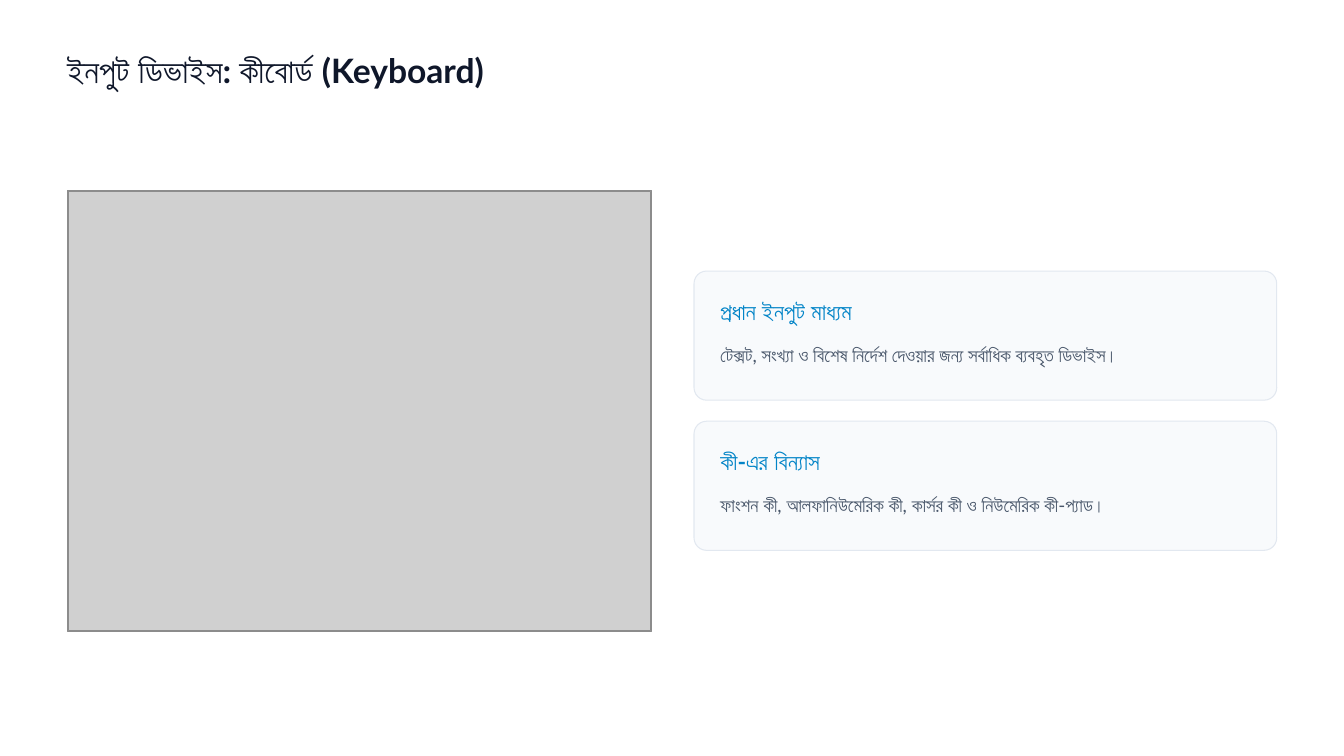
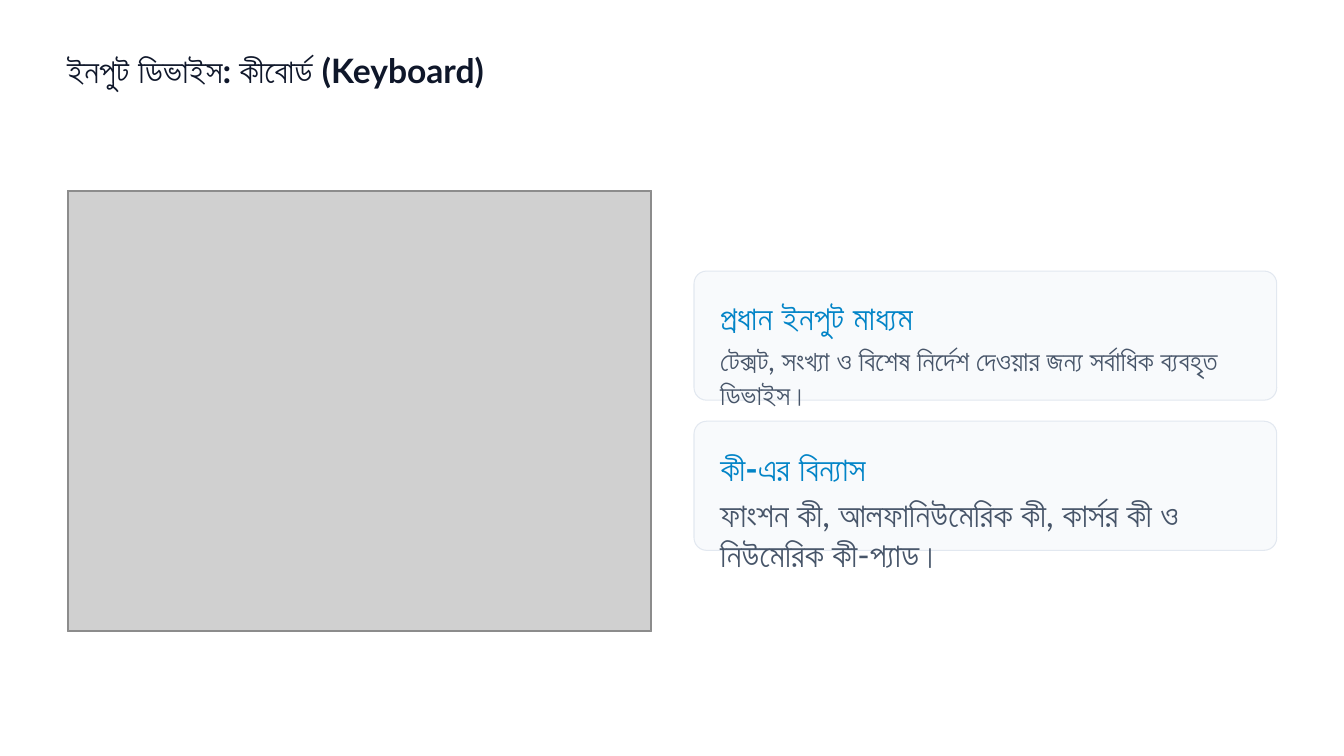
Before and after one commit to rrahman2345/Baliadanga1, a slide deck: slide 3 of ClassMaterials/ICT_Practical--Class7-review-Computerparts.pptx. Drawn at 1344x756 pixels with LibreOffice and Linux fonts; fonts in the diff are those of the drawing; grey boxes stand for pictures. Boxes give left, top, right and bottom in pixels: in the first picture for what was removed or moved away, otherwise in the second. Text is boxed around its words. In the diff, an @@ line names an element or a change of style, - is before the commit and + after.

```diff
--- a/ClassMaterials/ICT_Practical--Class7-review-Computerparts.pptx
+++ b/ClassMaterials/ICT_Practical--Class7-review-Computerparts.pptx
@@ text "প্রধান ইনপুট মাধ্যম" at bbox=[720, 305, 913, 339]: size 16.5 to 24 pt @@
@@ text "টেক্সট, সংখ্যা ও বিশেষ নির্দেশ ..." at bbox=[720, 349, 1218, 406]: size 13.5 to 20 pt @@
@@ text "কী-এর বিন্যাস" at bbox=[720, 455, 865, 482]: size 16.5 to 24 pt @@
@@ text "ফাংশন কী, আলফানিউমেরিক কী, কার্সর ..." at bbox=[720, 501, 1178, 568]: size 13.5 to 24 pt @@
```
Also in this commit, not shown: 13 other slides changed, 3 slides removed.
